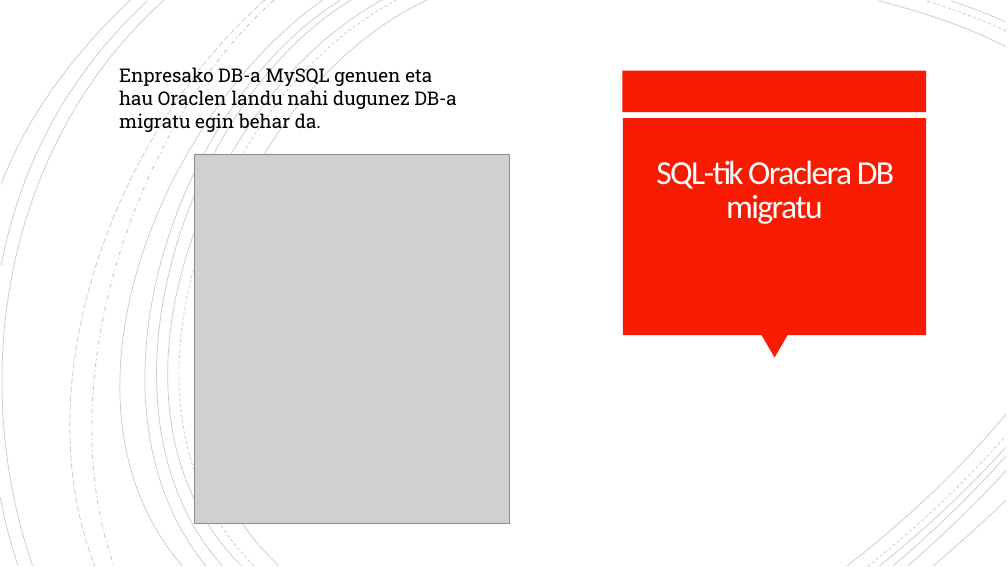
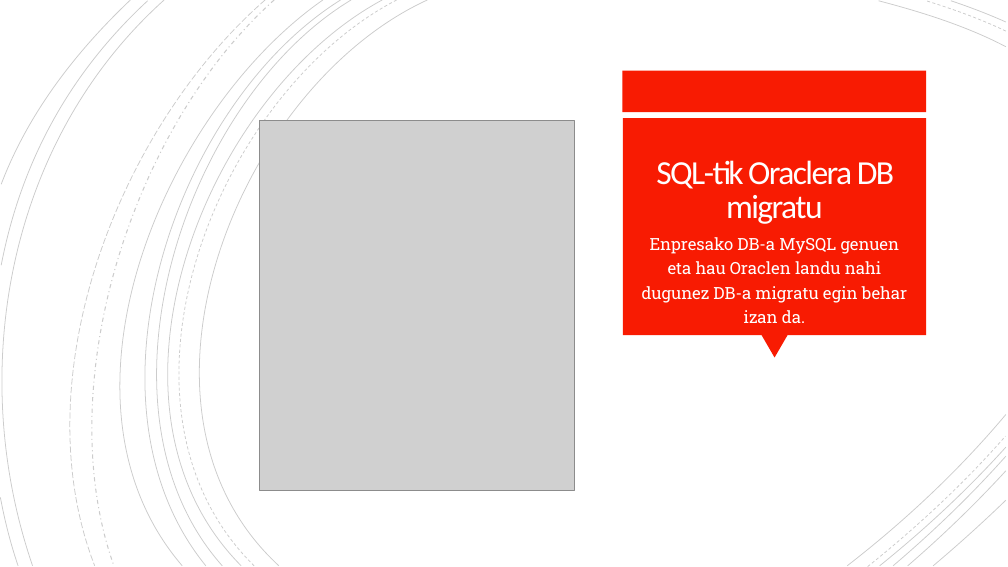
Before and after one commit to OceansForce/Erronka_5_Taldea, a slide deck: slide 12 of Aurkezpena/AurkezpenaTaldea5.pptx. Drawn at 1008x567 pixels with LibreOffice and Linux fonts; fonts in the diff are those of the drawing; grey boxes stand for pictures; background and template pictures are left out. Boxes give left, top, right and bottom in pixels: in the first picture for what was removed or moved away, otherwise in the second. Text is boxed around its words. In the diff, an @@ line names an element or a change of style, - is before the commit and + after.

```diff
--- a/Aurkezpena/AurkezpenaTaldea5.pptx
+++ b/Aurkezpena/AurkezpenaTaldea5.pptx
@@ picture: place and size @@
-picture at <box>194,154,510,524</box>
+picture at <box>259,121,575,491</box>
@@ text at <box>642,237,907,323</box>: text changed; size 18 to 16 pt; text colour #000000 to #FFFEFF @@
-Enpresako DB-a MySQL genuen eta hau Oraclen landu nahi dugunez DB-a migratu egin behar da.
+Enpresako DB-a MySQL genuen eta hau Oraclen landu nahi dugunez DB-a migratu egin behar izan da.
```
Also in this commit, not shown: 8 other slides changed, 2 slides added, 3 slides removed, 1 other file.
